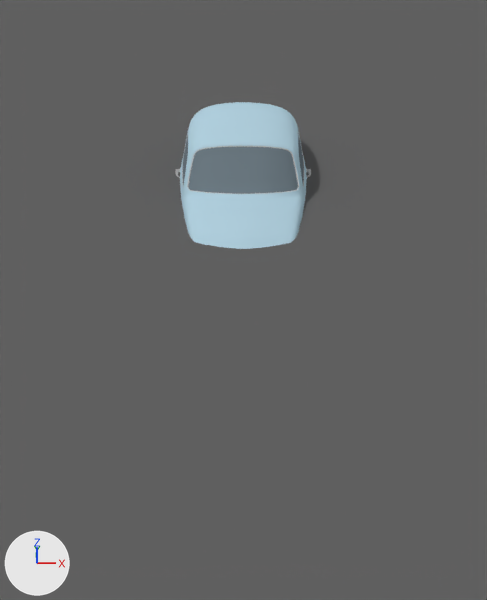
The Blender file blender/scene.blend, before and after one commit.
Rendered twice from a camera (50 mm lens) standing at (0.0001, -0.1502, 0.062) and looking at (0.0001, -0.0169, -0.025). Every picture has the same lights, and +X, +Y and +Z are marked at lower left.

In view in the first picture: 'Plane', 'VW Coccinelle'.
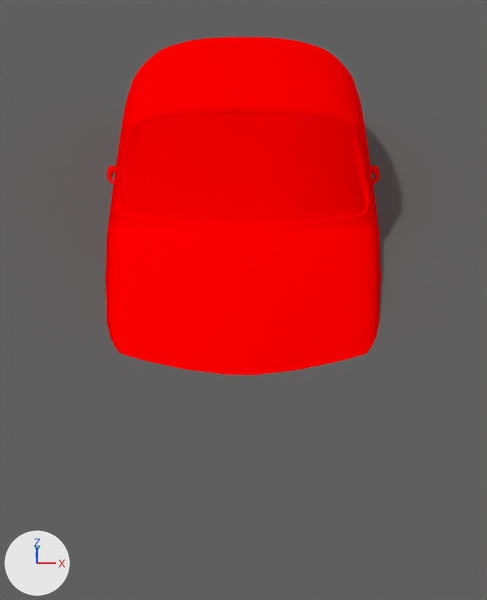
Commit message: rode auto

The change in detail:
me_vw_coccinelle has 11854 vertices, 20840 faces and spans x -0.0173..0.0173, y -0.0462..0.0416, z -0.0194..0.0133.
me_vw_coccinelle is used by ob_vw_coccinelle; location (0.0, 0.0, 0.0).
me_vw_coccinelle no longer uses material mat_dessous (grey #8a8a8a).
me_vw_coccinelle no longer uses material mat_signals_florange_signal (white #ffffff).
me_vw_coccinelle no longer uses material mat_jantes (light grey #cecece).
me_vw_coccinelle no longer uses material mat_feux_orange (orange #ffb763).
me_vw_coccinelle no longer uses material mat_trunk_body (blue #b1d0de).
me_vw_coccinelle no longer uses material mat_pare_choc (light grey #cecece).
me_vw_coccinelle no longer uses material mat_phares_vitres (white #ffffff).
me_vw_coccinelle no longer uses material mat_pneus (grey #767676).
me_vw_coccinelle no longer uses material mat_phares_avant (white #eaeaea).
me_vw_coccinelle part 1: all 1386 faces that had it switch from mat_chromes (grey #b0b0b0) to mat_rtnlgts_flred_rtnlgts (red #ff0000).
me_vw_coccinelle part 2: all 396 faces that had it switch from mat_vitres (blue #728088) to mat_rtnlgts_flred_rtnlgts (red #ff0000).
me_vw_coccinelle part 3: all 384 faces that had it switch from mat_hood_body (blue #b1d0de) to mat_rtnlgts_flred_rtnlgts (red #ff0000).
me_vw_coccinelle part 4: all 788 faces that had it switch from mat_door_body (blue #b1d0de) to mat_rtnlgts_flred_rtnlgts (red #ff0000).
me_vw_coccinelle part 5: all 232 faces that had it switch from mat_baguettes_chromes (light grey #c3c3c3) to mat_rtnlgts_flred_rtnlgts (red #ff0000).
me_vw_coccinelle part 6: all 5724 faces that had it switch from mat_body (blue #b1d0de) to mat_rtnlgts_flred_rtnlgts (red #ff0000).
Object 'VW Coccinelle' (ob_vw_coccinelle) is rescaled from (1.0, 1.0, 1.0) to (2.0, 2.0, 2.0).

Changed parts and their boxes [x1, y1, x2, y2] in the pictures (487 x 600 px):
'VW Coccinelle', recoloured, rescaled: before [175, 102, 311, 249]; after [105, 37, 381, 375]
part 1 of me_vw_coccinelle, recoloured: before [175, 169, 311, 178]; after [107, 166, 379, 184]
part 2 of me_vw_coccinelle, recoloured: before [183, 135, 304, 194]; after [120, 114, 367, 222]
part 3 of me_vw_coccinelle, recoloured: before [186, 201, 301, 249]; after [110, 239, 377, 375]
part 4 of me_vw_coccinelle, recoloured: before [180, 125, 307, 201]; after [108, 76, 379, 229]
part 5 of me_vw_coccinelle, recoloured: before [182, 131, 304, 194]; after [117, 112, 369, 223]
part 6 of me_vw_coccinelle, recoloured: before [182, 102, 305, 238]; after [105, 37, 381, 338]
